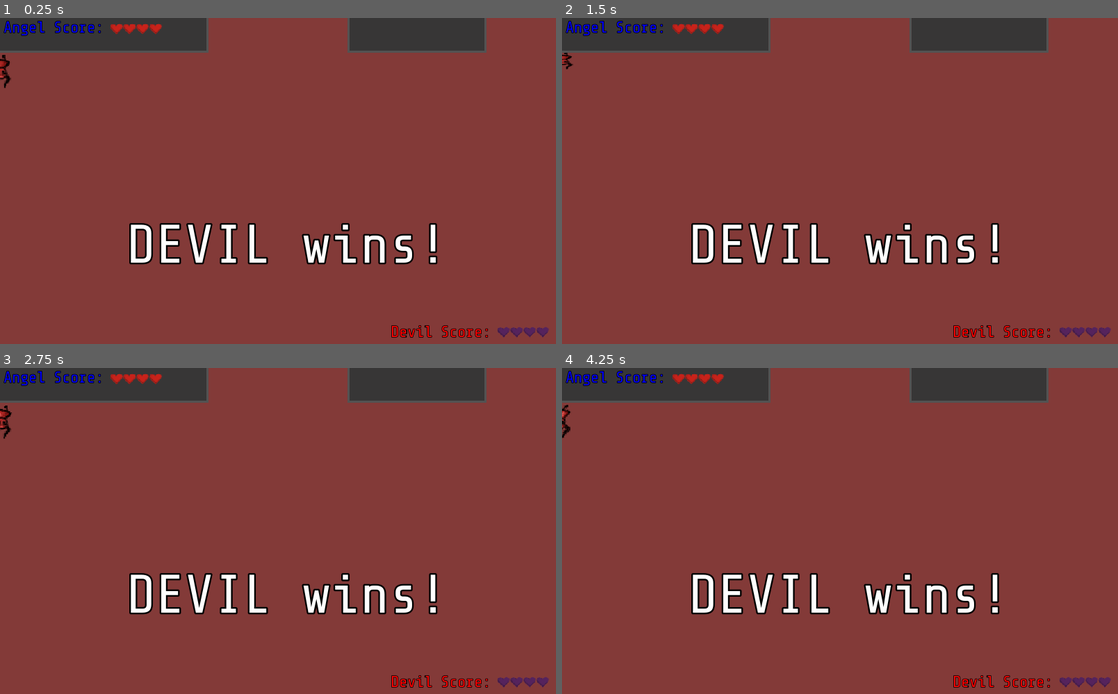
Above: before the commit, frames 1-4 (two rows, left to right).
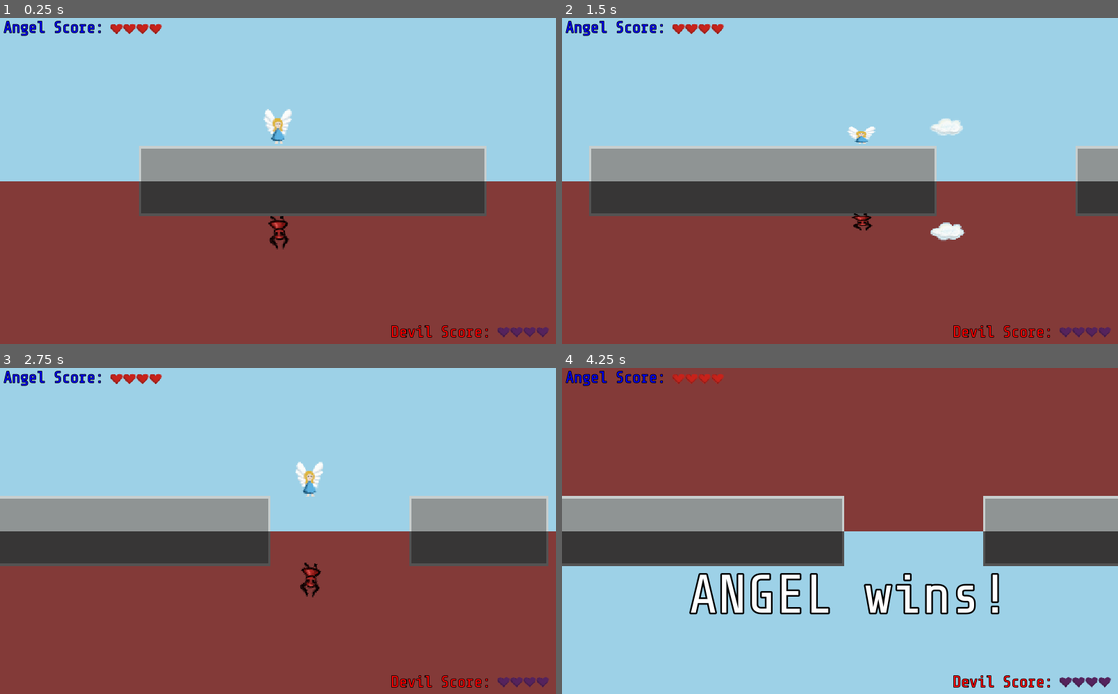
Above: after the commit, the same moments.

Repository: ang-vil/angvil
Game: Godot game, scene res://scenes/levels/w1-2.tscn
The game is run twice, just before and just after one commit, with the same random seed, the same clock (stepped at 60 frames per second) and the same inputs. This scene is started directly instead of the project's main scene.
Inputs:
- Up to frame 1 (0.25 s): no input
- Up to frame 2 (1.5 s): tap Enter (ui_accept) at 0.5, 0.77 s; hold Right (key_right) 0.53-1.28 s; tap Space (shoot) at 0.6, 1.35 s; hold Down (key_down) from 1.28 s (still down)
- Up to frame 3 (2.75 s): tap Enter (ui_accept) at 1.52 s; release Down (key_down) at 2.03 s; hold Right (key_right) from 2.03 s (still down); tap Space (shoot) at 2.1 s
- Up to frame 4 (4.25 s): release Right (key_right) at 2.78 s; hold Up (key_up) 2.78-3.53 s; tap Space (shoot) at 2.85, 3.6 s; tap Enter (ui_accept) at 3.02, 3.77 s; hold Left (key_left) from 3.53 s (still down)

The runs differ from the first frame. In frame 1, 60% of the frame differs, in the area x 0-100%, y 0-76%; in frame 2, 61%; in frame 3, 61%; in frame 4, 62%, in the area x 0-100%, y 0-100%.

Commit message:
re-enable camera and move angle onto block on start of level 2

Diff:
--- a/scenes/levels/w1-2.tscn
+++ b/scenes/levels/w1-2.tscn
@@ -11,10 +11,10 @@
 [node name="goal" parent="Level" index="0"]
 position = Vector2( 4201, -32 )
 
-[node name="camera" parent="Level" index="1"]
-current = false
-
 [node name="TileMap" parent="Level" index="2"]
 tile_data = PoolIntArray( -262097, 1, 0, -262096, 1, 1, -262095, 1, 1, -262094, 5, 131079, -262093, 5, 1, -262092, 5, 2 …(1509 unchanged characters)…
 
+[node name="angel" parent="Level" index="3"]
+position = Vector2( -1, -100 )
+
 [editable path="Level"]
